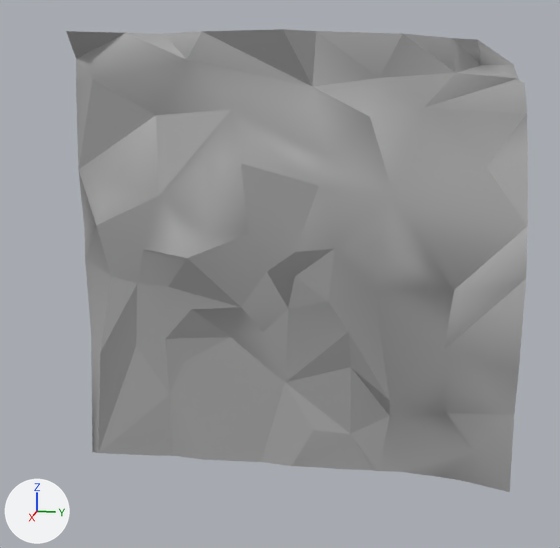
What one commit did to the glTF model Rogue-Robots/Assets/Models/ModularBlocks/WallToRoofCorner1.gltf.
One viewpoint serves both versions: a 50 mm camera at (9.82, 1.52, 4.45) aimed at (0.1, -0.42, 2.02). The lights are fixed; the arrows at lower left show +X, +Y and +Z. Vertices at the same position are counted once.

The first picture shows 'WallToRoofCorner1'.
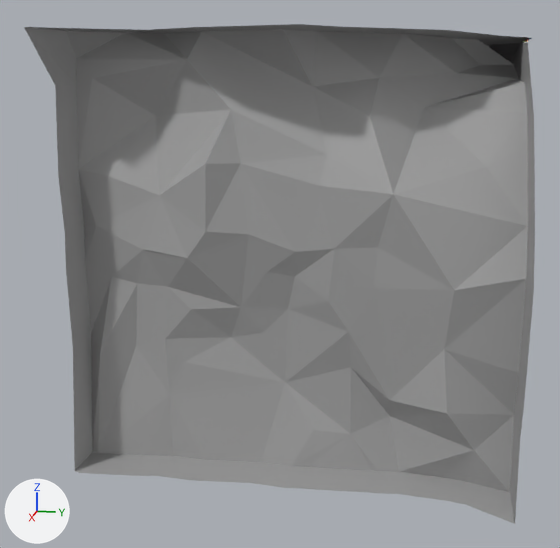
Changed parts and their boxes [x1, y1, x2, y2] in the pictures (560 x 548 px):
'WallToRoofCorner1', reshaped (11% wider, 8% taller)
    before: [66, 29, 528, 492]
    after: [24, 24, 535, 524]
part 1 of me_scene_088, built on
    before: [92, 364, 100, 453]
    after: [24, 24, 535, 524]

What changed in the scene script:
```text
Change me_scene_088:
    used by ob_walltoroofcorner1; location = (0.0, 0.0, 0.0)
    remove me_scene_088.from_pydata(...)  # 101 vertices, 154 faces; spans x -2.5..1.73, y -2.5..2.5, z 0.0..5.0
    add me_scene_088.from_pydata(...)  # 141 vertices, 241 faces; spans x -2.5..2.29, y -2.61..2.63, z 0.0..5.0
    me_scene_088 part 1
    1 vertex is removed from x 1.6, y -2.42, z 0.0
    2 faces are deleted
    25 vertices are added at x -2.5..2.29, y -2.61..2.63, z 0.0..5.0
    11 new vertices lie (0.52, 0.0, 0.0) away from vertices in x 1.35..1.6, y -2.42..2.0, z 0.0
    5 new vertices lie (0.49, 0.0, 0.0) away from vertices in x 1.43..1.59, y -2.5, z 0.0..4.42
    89 new faces join them
```
